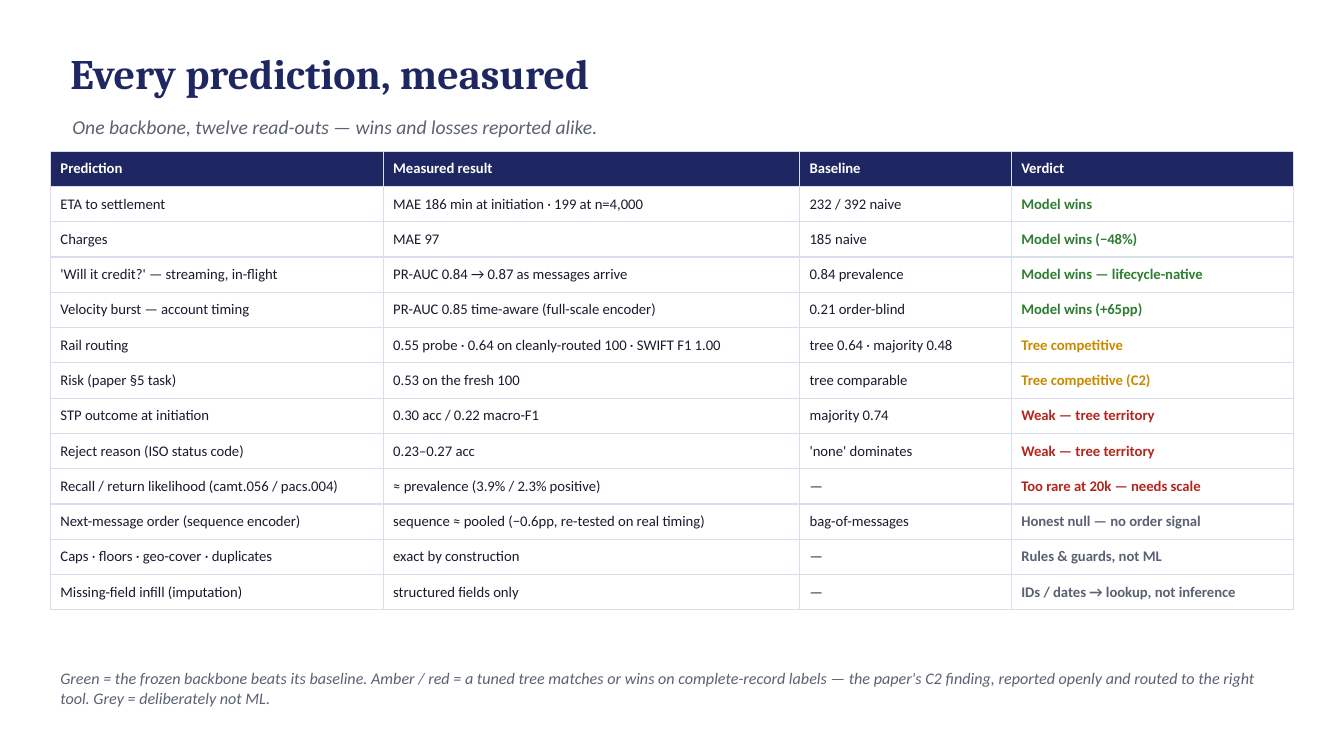
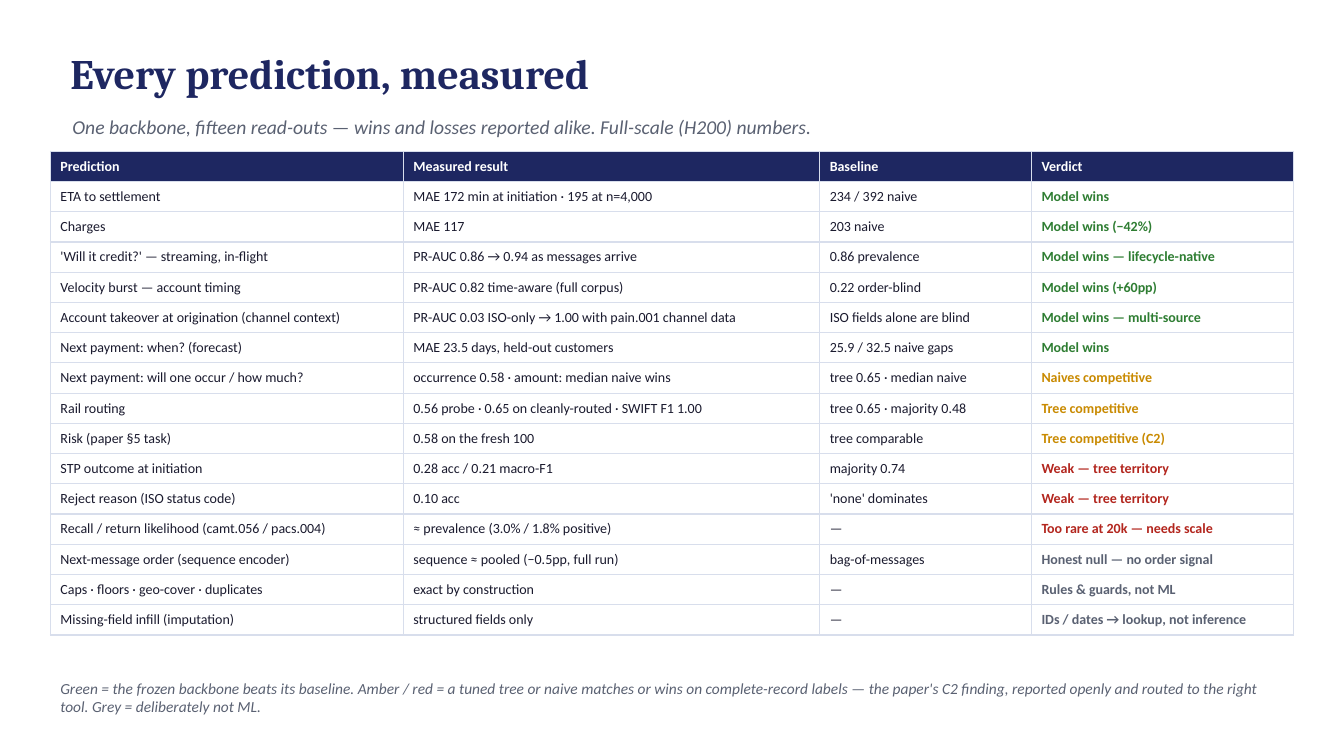
Before and after one commit to Bratz/txn-repr-poc, a slide deck: slide 10 of docs/txn_repr_evidence.pptx. Drawn at 1344x756 pixels with LibreOffice and Linux fonts; fonts in the diff are those of the drawing. Boxes give left, top, right and bottom in pixels: in the first picture for what was removed or moved away, otherwise in the second. Text is boxed around its words. In the diff, an @@ line names an element or a change of style, - is before the commit and + after.

```diff
--- a/docs/txn_repr_evidence.pptx
+++ b/docs/txn_repr_evidence.pptx
@@ text at box(72, 120, 811, 137): text changed @@
-One backbone, twelve read-outs — wins and losses reported alike.
+One backbone, fifteen read-outs — wins and losses reported alike. Full-scale (H200) numbers.
@@ table at box(50, 151, 1294, 631) @@
-row 2: ETA to settlement | MAE 186 min at initiation · 199 at n=4,000 | 232 / 392 naive | Model wins
-row 3: Charges | MAE 97 | 185 naive | Model wins (−48%)
-row 4: 'Will it credit?' — streaming, in-flight | PR-AUC 0.84 → 0.87 as messages arrive | 0.84 prevalence | Model wins — lifecycle-native
-row 5: Velocity burst — account timing | PR-AUC 0.85 time-aware (full-scale encoder) | 0.21 order-blind | Model wins (+65pp)
-row 6: Rail routing | 0.55 probe · 0.64 on cleanly-routed 100 · SWIFT F1 1.00 | tree 0.64 · majority 0.48 | Tree competitive
-row 7: Risk (paper §5 task) | 0.53 on the fresh 100 | tree comparable | Tree competitive (C2)
-row 8: STP outcome at initiation | 0.30 acc / 0.22 macro-F1 | majority 0.74 | Weak — tree territory
-row 9: Reject reason (ISO status code) | 0.23–0.27 acc | 'none' dominates | Weak — tree territory
-row 10: Recall / return likelihood (camt.056 / pacs.004) | ≈ prevalence (3.9% / 2.3% positive) | — | Too rare at 20k — needs scale
-row 11: Next-message order (sequence encoder) | sequence ≈ pooled (−0.6pp, re-tested on real timing) | bag-of-messages | Honest null — no order signal
+row 2: ETA to settlement | MAE 172 min at initiation · 195 at n=4,000 | 234 / 392 naive | Model wins
+row 3: Charges | MAE 117 | 203 naive | Model wins (−42%)
+row 4: 'Will it credit?' — streaming, in-flight | PR-AUC 0.86 → 0.94 as messages arrive | 0.86 prevalence | Model wins — lifecycle-native
+row 5: Velocity burst — account timing | PR-AUC 0.82 time-aware (full corpus) | 0.22 order-blind | Model wins (+60pp)
+row 6: Account takeover at origination (channel context) | PR-AUC 0.03 ISO-only → 1.00 with pain.001 channel data | ISO fields alone are blind | Model wins — multi-source
+row 7: Next payment: when? (forecast) | MAE 23.5 days, held-out customers | 25.9 / 32.5 naive gaps | Model wins
+row 8: Next payment: will one occur / how much? | occurrence 0.58 · amount: median naive wins | tree 0.65 · median naive | Naives competitive
+row 9: Rail routing | 0.56 probe · 0.65 on cleanly-routed · SWIFT F1 1.00 | tree 0.65 · majority 0.48 | Tree competitive
+row 10: Risk (paper §5 task) | 0.58 on the fresh 100 | tree comparable | Tree competitive (C2)
+row 11: STP outcome at initiation | 0.28 acc / 0.21 macro-F1 | majority 0.74 | Weak — tree territory
+row 12: Reject reason (ISO status code) | 0.10 acc | 'none' dominates | Weak — tree territory
+row 13: Recall / return likelihood (camt.056 / pacs.004) | ≈ prevalence (3.0% / 1.8% positive) | — | Too rare at 20k — needs scale
+row 14: Next-message order (sequence encoder) | sequence ≈ pooled (−0.5pp, full run) | bag-of-messages | Honest null — no order signal
@@ text at box(60, 683, 1257, 715): text changed; size 11.5 to 11 pt @@
-Green = the frozen backbone beats its baseline. Amber / red = a tuned tree matches or wins on complete-record labels — the paper's C2 finding, reported openly and routed to the right tool. Grey = deliberately not ML.
+Green = the frozen backbone beats its baseline. Amber / red = a tuned tree or naive matches or wins on complete-record labels — the paper's C2 finding, reported openly and routed to the right tool. Grey = deliberately not ML.
```
Also in this commit, not shown: 6 other slides changed, 3 other files.
